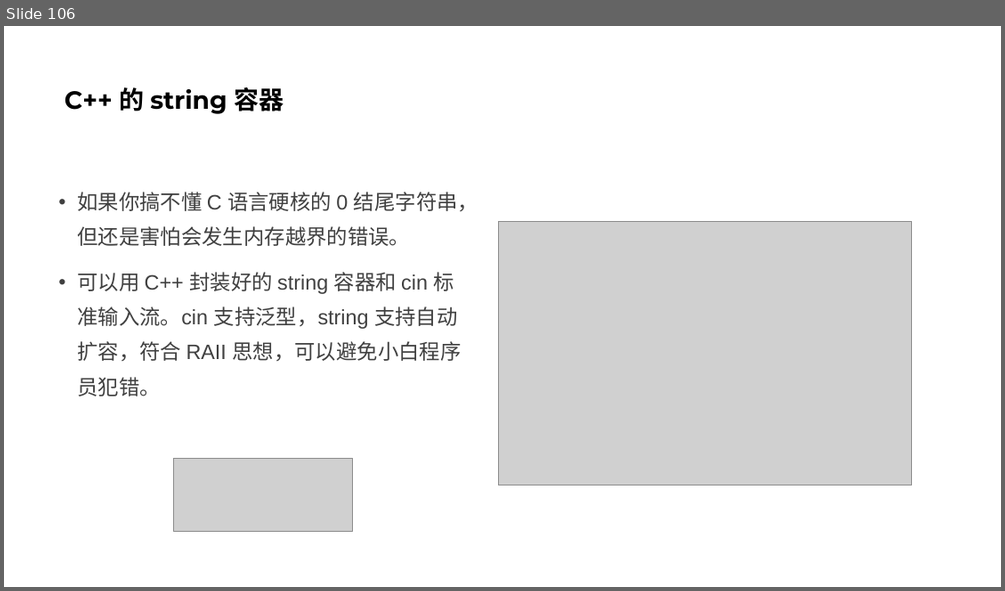
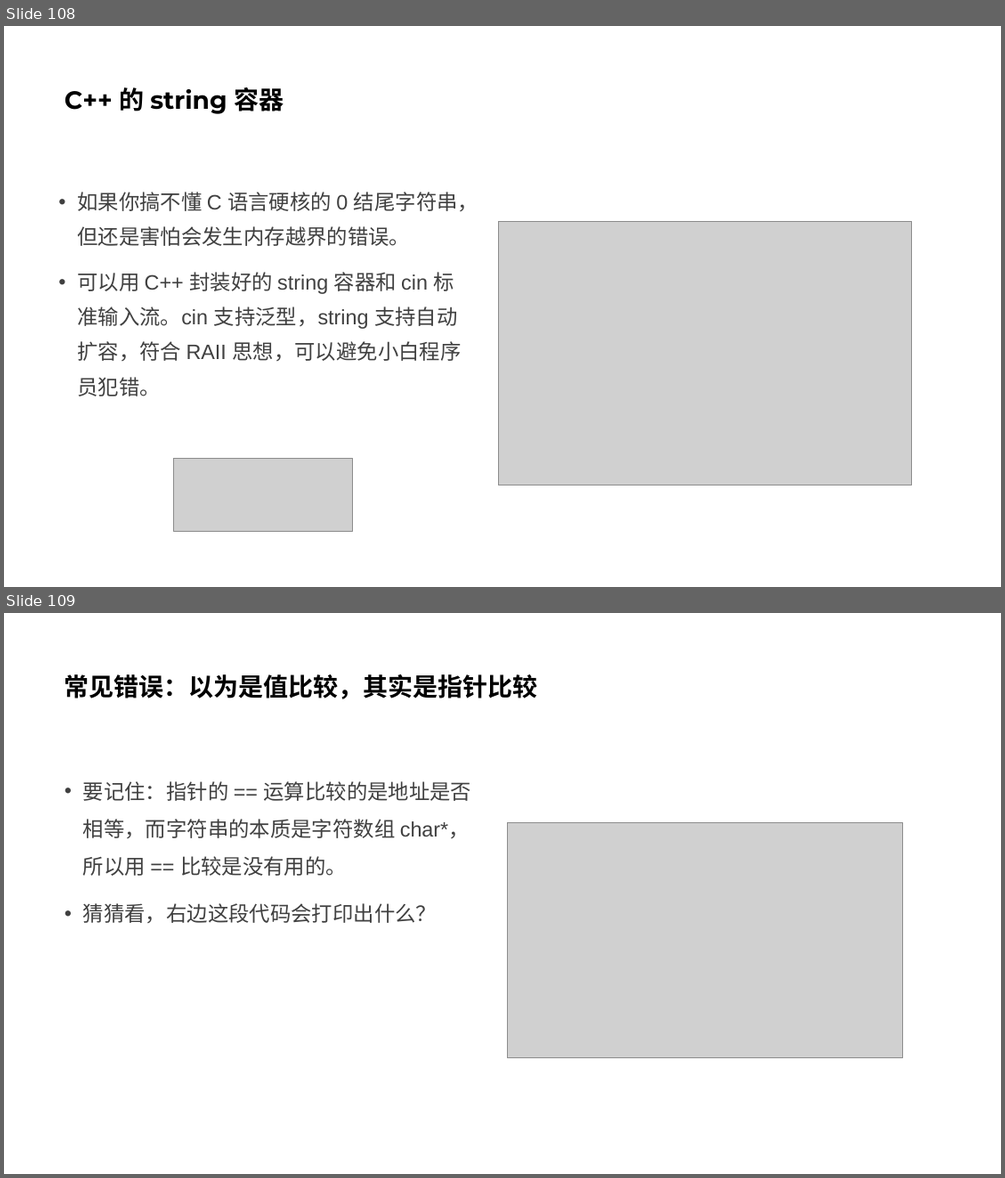
Before and after one commit to parallel101/course, a slide deck: 12/slides.pptx. Shown one above the other, each under a label of ours: slide 106 before the commit, slides 108 and 109 after it. The pictures are 1005x591 and 1005x1178 pixels, drawn with LibreOffice and Linux fonts; fonts in the diff are those of the drawing; grey boxes stand for pictures. Boxes give left, top, right and bottom in pixels: in the first picture for what was removed or moved away, otherwise in the second. Text is boxed around its words. In the diff, an @@ line names an element or a change of style, - is before the commit and + after.

```diff
--- a/12/slides.pptx
+++ b/12/slides.pptx
@@ slide 109 added at (x1=4, y1=613, x2=1001, y2=1174), background #FFFFFF @@
@@ title added at (x1=65, y1=674, x2=538, y2=699), 24 pt, text #000000, bold @@
+常见错误：以为是值比较，其实是指针比较
@@ text added at (x1=83, y1=781, x2=472, y2=923), 20 pt, text #404040 @@
+• 要记住：指针的 == 运算比较的是地址是否相等，而字符串的本质是字符数组 char*，所以用 == 比较是没有用的。
+• 猜猜看，右边这段代码会打印出什么？
@@ picture added at (x1=507, y1=822, x2=903, y2=1058) @@
@@ what was slide 106 is now slide 108 @@
```
Also in this commit, not shown: 2 slides changed, 5 other slides added, 12 other files.
